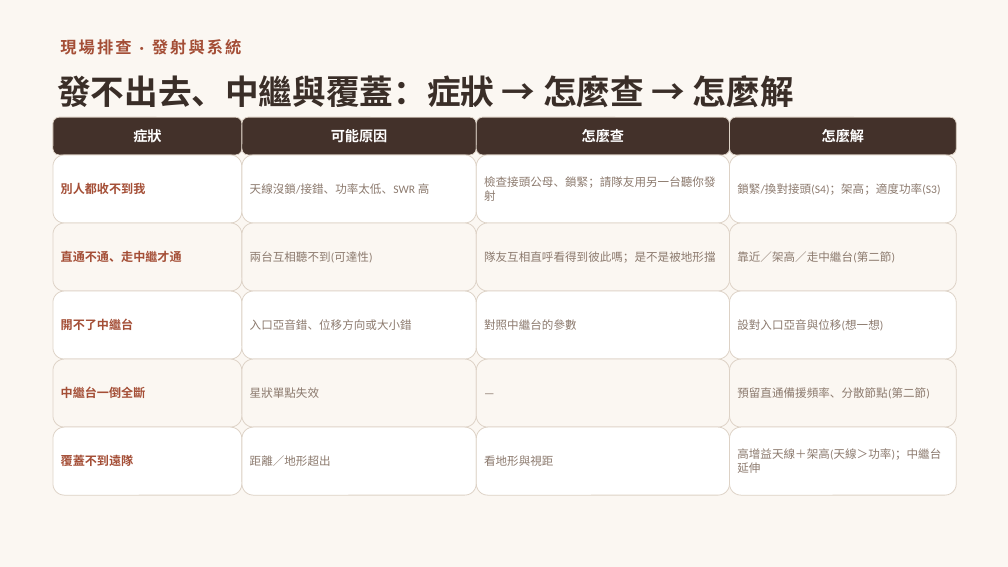
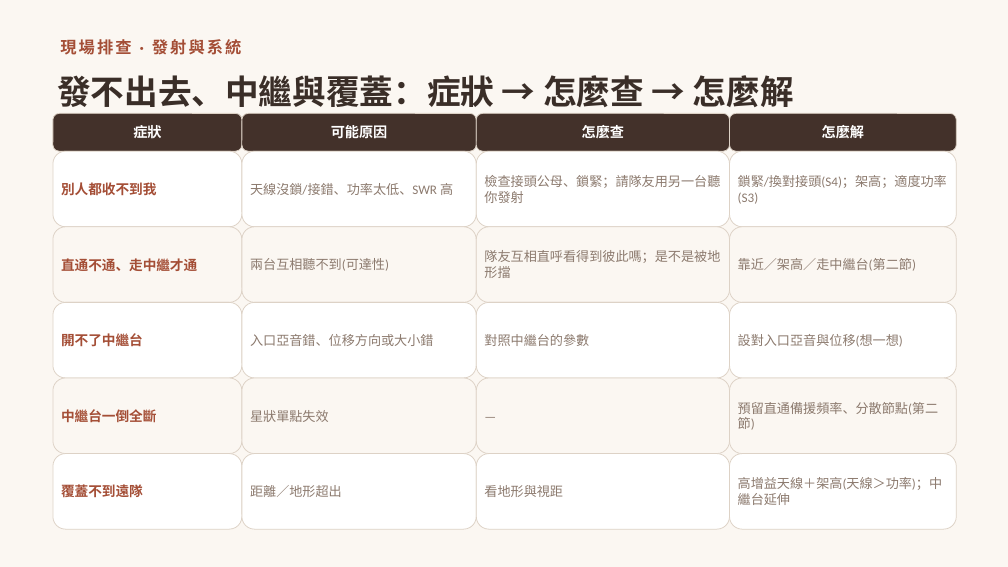
Before and after one commit to winson3QQ/Radio-Advanced, a slide deck: slide 44 of 投影片/進階無線電_課程投影片.pptx. Drawn at 1008x567 pixels with LibreOffice and Linux fonts; fonts in the diff are those of the drawing. Boxes give left, top, right and bottom in pixels: in the first picture for what was removed or moved away, otherwise in the second. Text is boxed around its words. In the diff, an @@ line names an element or a change of style, - is before the commit and + after.

```diff
--- a/投影片/進階無線電_課程投影片.pptx
+++ b/投影片/進階無線電_課程投影片.pptx
@@ 4 rounded rectangles moved together from (x1=53, y1=117, x2=957, y2=155) to (x1=53, y1=113, x2=957, y2=151) @@
@@ rounded rectangle "別人都收不到我" resized from (x1=53, y1=155, x2=242, y2=223) to (x1=53, y1=151, x2=242, y2=227) @@
@@ rounded rectangle "天線沒鎖/接錯、功率太低、SWR 高" resized from (x1=242, y1=155, x2=476, y2=223) to (x1=242, y1=151, x2=476, y2=227) @@
@@ rounded rectangle "檢查接頭公母、鎖緊；請隊友用另一台聽你發射" resized from (x1=476, y1=155, x2=730, y2=223) to (x1=476, y1=151, x2=730, y2=227) @@
@@ rounded rectangle "鎖緊/換對接頭(S4)；架高；適度功率(S3)" resized from (x1=730, y1=155, x2=957, y2=223) to (x1=730, y1=151, x2=957, y2=227) @@
@@ rounded rectangle "直通不通、走中繼才通" resized from (x1=53, y1=223, x2=242, y2=291) to (x1=53, y1=227, x2=242, y2=302) @@
@@ rounded rectangle "兩台互相聽不到(可達性)" resized from (x1=242, y1=223, x2=476, y2=291) to (x1=242, y1=227, x2=476, y2=302) @@
@@ rounded rectangle "隊友互相直呼看得到彼此嗎；是不是被地形擋" resized from (x1=476, y1=223, x2=730, y2=291) to (x1=476, y1=227, x2=730, y2=302) @@
@@ rounded rectangle "靠近／架高／走中繼台(第二節)" resized from (x1=730, y1=223, x2=957, y2=291) to (x1=730, y1=227, x2=957, y2=302) @@
@@ rounded rectangle "開不了中繼台" resized from (x1=53, y1=291, x2=242, y2=359) to (x1=53, y1=302, x2=242, y2=378) @@
@@ rounded rectangle "入口亞音錯、位移方向或大小錯" resized from (x1=242, y1=291, x2=476, y2=359) to (x1=242, y1=302, x2=476, y2=378) @@
@@ rounded rectangle "對照中繼台的參數" resized from (x1=476, y1=291, x2=730, y2=359) to (x1=476, y1=302, x2=730, y2=378) @@
@@ rounded rectangle "設對入口亞音與位移(想一想)" resized from (x1=730, y1=291, x2=957, y2=359) to (x1=730, y1=302, x2=957, y2=378) @@
@@ rounded rectangle "中繼台一倒全斷" resized from (x1=53, y1=359, x2=242, y2=427) to (x1=53, y1=378, x2=242, y2=454) @@
@@ rounded rectangle "星狀單點失效" resized from (x1=242, y1=359, x2=476, y2=427) to (x1=242, y1=378, x2=476, y2=454) @@
@@ size 11 to 12.5 pt in 15 elements at (x1=476, y1=151, x2=730, y2=227), (x1=242, y1=151, x2=476, y2=227), (x1=730, y1=151, x2=957, y2=227), (x1=476, y1=227, x2=730, y2=302), (x1=242, y1=227, x2=476, y2=302), (x1=730, y1=227, x2=957, y2=302), (x1=476, y1=302, x2=730, y2=378), (x1=242, y1=302, x2=476, y2=378), (x1=730, y1=302, x2=957, y2=378), (x1=242, y1=378, x2=476, y2=454), (x1=730, y1=378, x2=957, y2=454), (x1=476, y1=454, x2=730, y2=529), (x1=242, y1=454, x2=476, y2=529), (x1=730, y1=454, x2=957, y2=529), (x1=476, y1=378, x2=730, y2=454) @@
@@ rounded rectangle "—" resized from (x1=476, y1=359, x2=730, y2=427) to (x1=476, y1=378, x2=730, y2=454) @@
@@ rounded rectangle "預留直通備援頻率、分散節點(第二節)" resized from (x1=730, y1=359, x2=957, y2=427) to (x1=730, y1=378, x2=957, y2=454) @@
@@ size 11.5 to 13 pt in 5 elements at (x1=53, y1=151, x2=242, y2=227), (x1=53, y1=227, x2=242, y2=302), (x1=53, y1=302, x2=242, y2=378), (x1=53, y1=378, x2=242, y2=454), (x1=53, y1=454, x2=242, y2=529) @@
@@ rounded rectangle "覆蓋不到遠隊" resized from (x1=53, y1=427, x2=242, y2=495) to (x1=53, y1=454, x2=242, y2=529) @@
@@ rounded rectangle "距離／地形超出" resized from (x1=242, y1=427, x2=476, y2=495) to (x1=242, y1=454, x2=476, y2=529) @@
@@ rounded rectangle "看地形與視距" resized from (x1=476, y1=427, x2=730, y2=495) to (x1=476, y1=454, x2=730, y2=529) @@
@@ rounded rectangle "高增益天線＋架高(天線＞功率)；中繼台延伸" resized from (x1=730, y1=427, x2=957, y2=495) to (x1=730, y1=454, x2=957, y2=529) @@
```
Also in this commit, not shown: 2 other slides changed.
